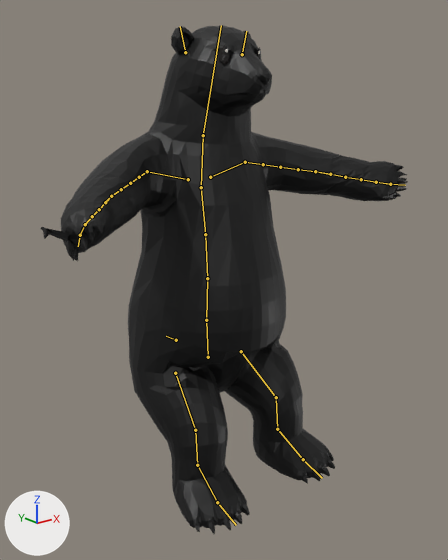
The Blender file assets/models/polar-bear/polar-bear.blend as it was, and as the next commit left it.
One viewpoint serves both versions: a camera (50 mm lens) standing at (-0.797, -1.045, 0.89) and looking at (-0.006, -0.057, 0.495). The lights are fixed; the arrows at lower left show +X, +Y and +Z. The first picture is the older version. Both versions are drawn at frame 1 of the action 'bind'; the numbers are the values there. The bones that bend it are drawn over the model as lines.

Names of what the first picture shows: 'polar_bear' and 1 more.
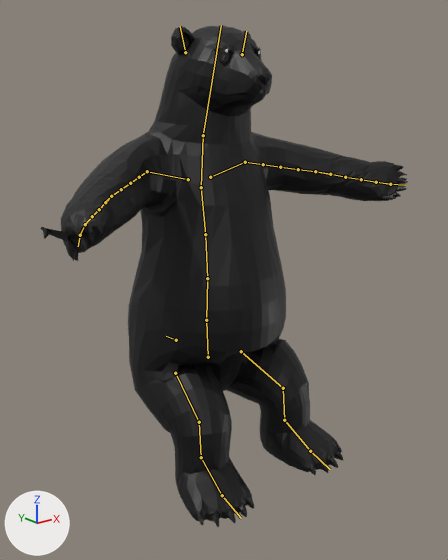
Commit message: feat(models): seat the polar bear with its thighs 25 deg down

Boxes [x1, y1, x2, y2] around the edits, measured in the pictures (448 x 560 px):
'polar_bear', posed
    before: [41, 26, 408, 534]
    after: [41, 26, 408, 527]
bone 'thigh_L', root to tip
    before: (241, 351) to (276, 397)
    after: (241, 351) to (283, 388)
bone 'shin_L', root to tip
    before: (276, 397) to (277, 429)
    after: (283, 388) to (284, 420)
bone 'thigh_R', root to tip
    before: (175, 373) to (195, 430)
    after: (175, 373) to (199, 422)
bone 'shin_R', root to tip
    before: (195, 430) to (197, 465)
    after: (199, 422) to (201, 457)

The edits, one by one:
Bone 'thigh_L' (bone_thigh_l) turns from (54, -2, 4) to (68, -5, 8) degrees about its own x, y and z.
Bone 'shin_L' (bone_shin_l) turns from (-38, -8, -2) to (-52, -11, -4) degrees about its own x, y and z.
Bone 'thigh_R' (bone_thigh_r) turns from (54, 2, -4) to (68, 5, -8) degrees about its own x, y and z.
Bone 'shin_R' (bone_shin_r) turns from (-38, 8, 2) to (-52, 11, 4) degrees about its own x, y and z.
